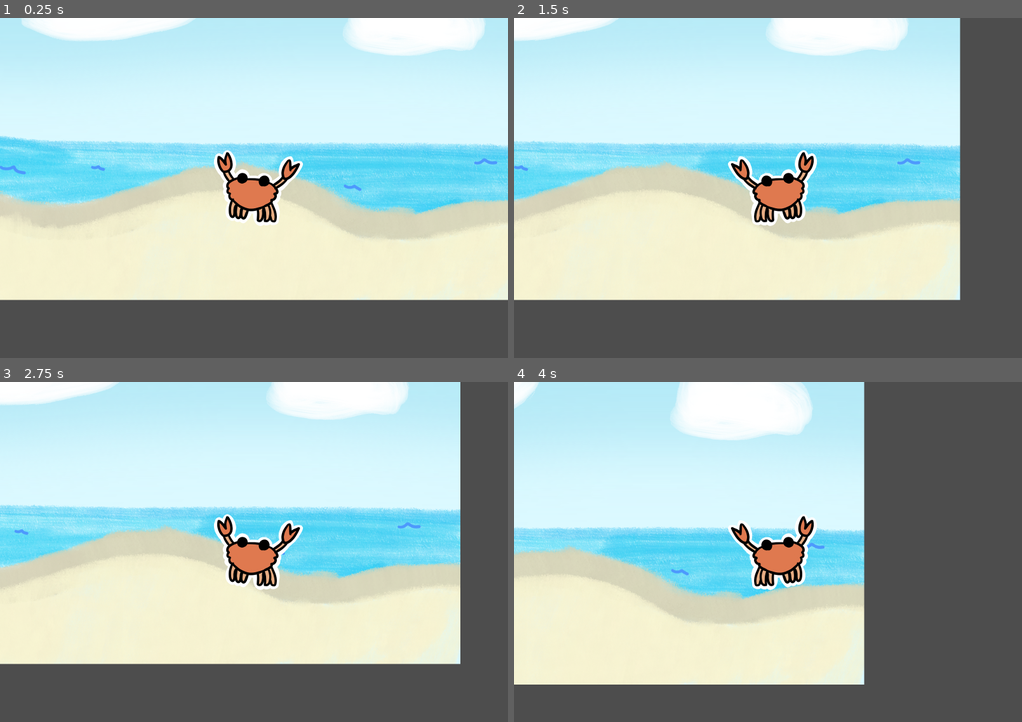
Above: before the commit, frames 1-4 (two rows, left to right).
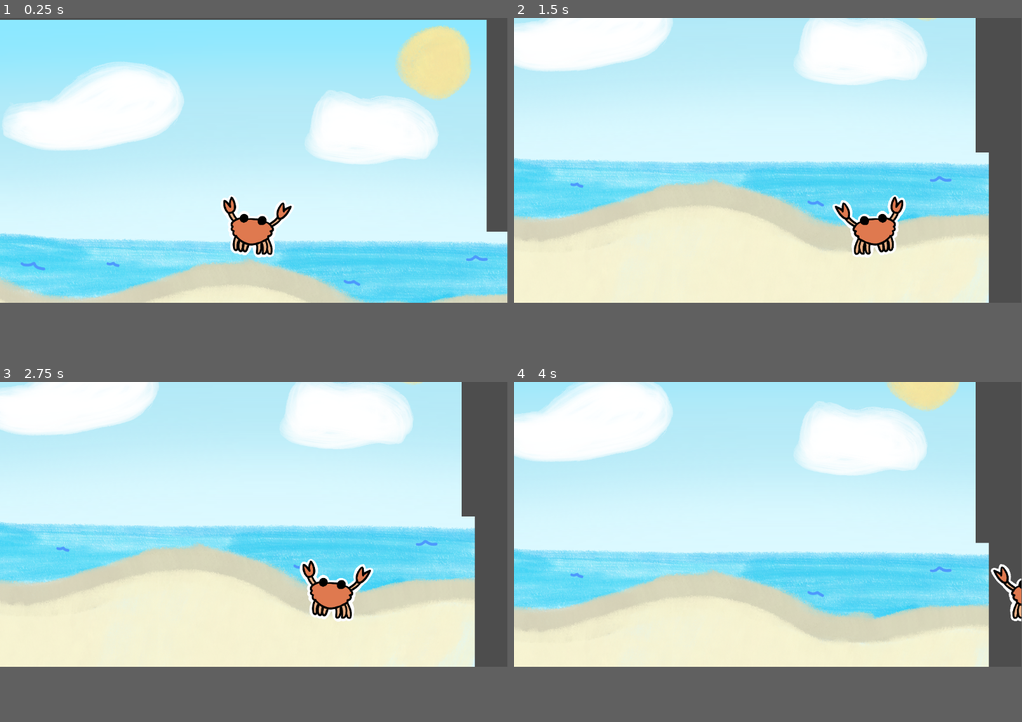
Above: after the commit, the same moments.

Repository: mirrored-chameleon/crabby-uppy
Game: Godot game, scene res://Scenes/game.tscn
Two runs of this game, one before a commit and one after it. Both use one fixed random seed, a clock stepped at 60 frames per second and the inputs below.
Inputs (mouse positions are in pixels of both pictures, inside the frame that each line leads up to):
- Up to frame 1 (0.25 s): no input
- Up to frame 2 (1.5 s): tap Enter at 0.5 s; move the mouse to (879, 171) at 0.52 s; hold Right (ui_right) from 0.53 s (still down); tap Alt at 0.6 s; click (879, 171) at 0.67 s; tap Up (ui_up) at 0.77 s; move the mouse to (666, 205) at 1.27 s; tap Shift at 1.35 s
- Up to frame 3 (2.75 s): tap Up (ui_up) at 1.52 s; move the mouse to (304, 477) at 2.02 s; release Right (ui_right) at 2.03 s; hold Left (ui_left) from 2.03 s (still down); tap Alt at 2.1 s
- Up to frame 4 (4 s): move the mouse to (742, 620) at 2.77 s; release Left (ui_left) at 2.78 s; hold Right (ui_right) from 2.78 s (still down); tap Shift at 2.85 s; click (742, 620) at 2.92 s; tap Up (ui_up) at 3.02, 3.77 s; move the mouse to (920, 603) at 3.52 s; tap Alt at 3.6 s
In our replay, the window is 800x536 before the commit and 799x449 after it. These sizes can differ from the game's own. Grey fills any space a smaller window leaves; there, only what the larger window draws over its background counts as a difference.

The runs differ from the first frame. In frame 1, 80% of the frame differs, in the area x 0-100%, y 0-84%; in frame 2, 28%; in frame 3, 26%; in frame 4, 53%.

Commit message:
Parallax
Added in some parralaxing

Diff:
--- a/Scenes/game.tscn
+++ b/Scenes/game.tscn
@@ -8,23 +8,40 @@
 
 [node name="Game" type="Node2D" unique_id=2058913370]
 
-[node name="Background Layer" type="Parallax2D" parent="." unique_id=1261109796]
-scroll_offset = Vector2(-1, -1)
+[node name="Parallax2D" type="Parallax2D" parent="." unique_id=666201739]
+scroll_scale = Vector2(0.5, 1)
+scroll_offset = Vector2(23, -525)
 
-[node name="Background" type="Sprite2D" parent="Background Layer" unique_id=1274658141]
-scale = Vector2(1.5, 1.5)
+[node name="Background" type="Sprite2D" parent="Parallax2D" unique_id=1274658141]
+scale = Vector2(1.7, 1.7)
 texture = ExtResource("1_ebmjs")
+region_enabled = true
+region_rect = Rect2(0, 0, 2388, 946.5093)
+
+[node name="Ground Sprite" type="Sprite2D" parent="." unique_id=2100150359]
+position = Vector2(23, 874.5089)
+scale = Vector2(1.7, 1.7)
+texture = ExtResource("1_ebmjs")
+region_enabled = true
+region_rect = Rect2(0, 969.6715, 2388, 700.55774)
 
 [node name="Crab boy" parent="." unique_id=36584897 instance=ExtResource("2_qxrlw")]
-position = Vector2(17, 321)
-acceleration = 1.0
+speed = 1200.0
+jump_velocity = -2000.0
 
-[node name="Camera2D" type="Camera2D" parent="Crab boy" unique_id=1560184516]
-zoom = Vector2(0.75, 0.75)
+[node name="Camera2D" type="Camera2D" parent="Crab boy" unique_id=1902333087]
+position = Vector2(0, -500)
+scale = Vector2(0.2, 0.2)
+zoom = Vector2(0.3, 0.3)
+limit_left = -2350
+limit_top = -1450
+limit_right = 2300
+limit_bottom = 1649
+limit_smoothed = true
 
 [node name="Ground" type="StaticBody2D" parent="." unique_id=998180693]
-position = Vector2(17, 321)
+position = Vector2(1933, 1675)
 
 [node name="CollisionShape2D" type="CollisionShape2D" parent="Ground" unique_id=1006715288]
-position = Vector2(-142.5, 825)
+position = Vector2(-1773, -236)
 shape = SubResource("RectangleShape2D_wrm1d")
--- a/project.godot
+++ b/project.godot
@@ -15,11 +15,6 @@
 config/features=PackedStringArray("4.6", "Forward Plus")
 config/icon="res://icon.svg"
 
-[display]
-
-window/size/viewport_width=2388
-window/size/viewport_height=1668
-
 [editor_plugins]
 
 enabled=PackedStringArray("res://addons/godot_super-wakatime/plugin.cfg")
